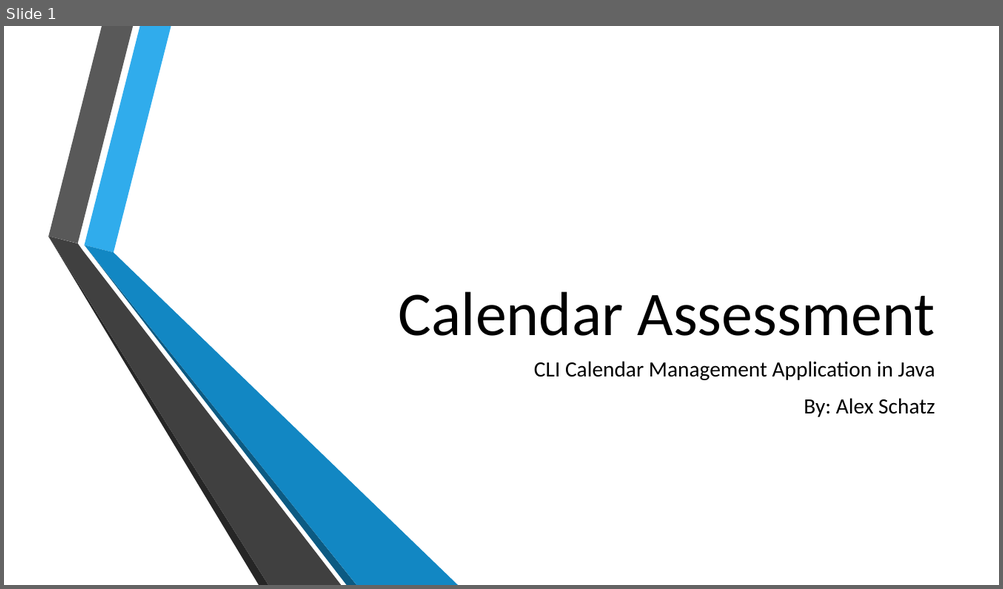
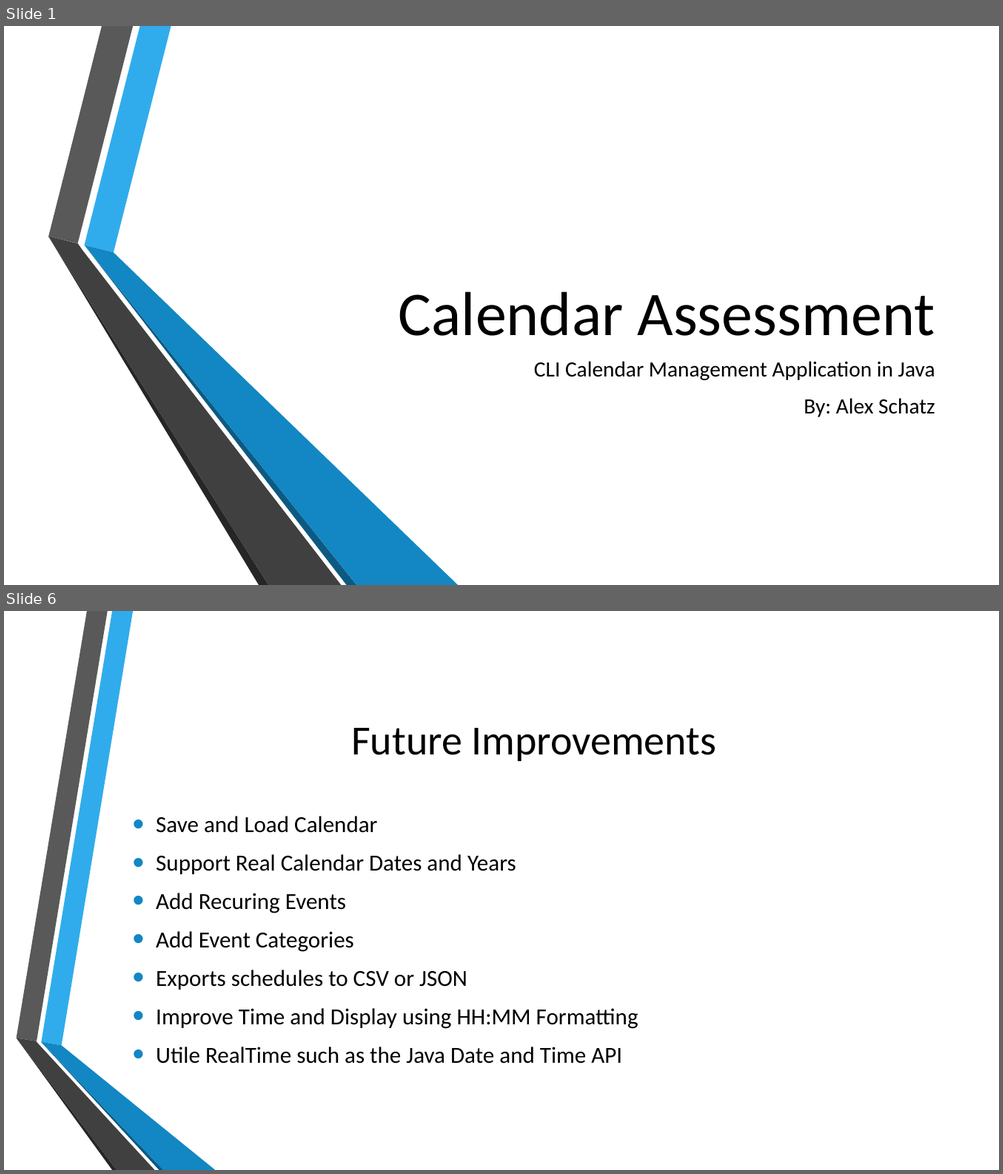
Before and after one commit to radfre/Capgemmini-Calender-Assesment, a slide deck: Calender Application Presentation.pptx. Shown one above the other, each under a label of ours: slide 1 before the commit, slides 1 and 6 after it; the slides between them are not shown. The pictures are 1003x589 and 1003x1174 pixels, drawn with LibreOffice and Linux fonts; fonts in the diff are those of the drawing; background and template pictures are left out. Boxes give left, top, right and bottom in pixels: in the first picture for what was removed or moved away, otherwise in the second. Text is boxed around its words. In the diff, an @@ line names an element or a change of style, - is before the commit and + after.

```diff
--- a/Calender Application Presentation.pptx
+++ b/Calender Application Presentation.pptx
@@ slide 6 added at [4, 611, 999, 1170], background picture (left out) @@
@@ title added at [351, 728, 717, 761], 40 pt, text #000000 @@
+Future Improvements
@@ text added at [156, 816, 638, 1064], 22.2 pt, text #000000 @@
+• Save and Load Calendar
+• Support Real Calendar Dates and Years
+• Add Recuring Events
+• Add Event Categories
+• Exports schedules to CSV or JSON
+• Improve Time and Display using HH:MM Formatting
+• Utile RealTime such as the Java Date and Time API
@@ group added at [16, 611, 215, 1170]: 6 freeform shapes @@
```
Also in this commit, not shown: 6 other slides added, 2 slides removed.
